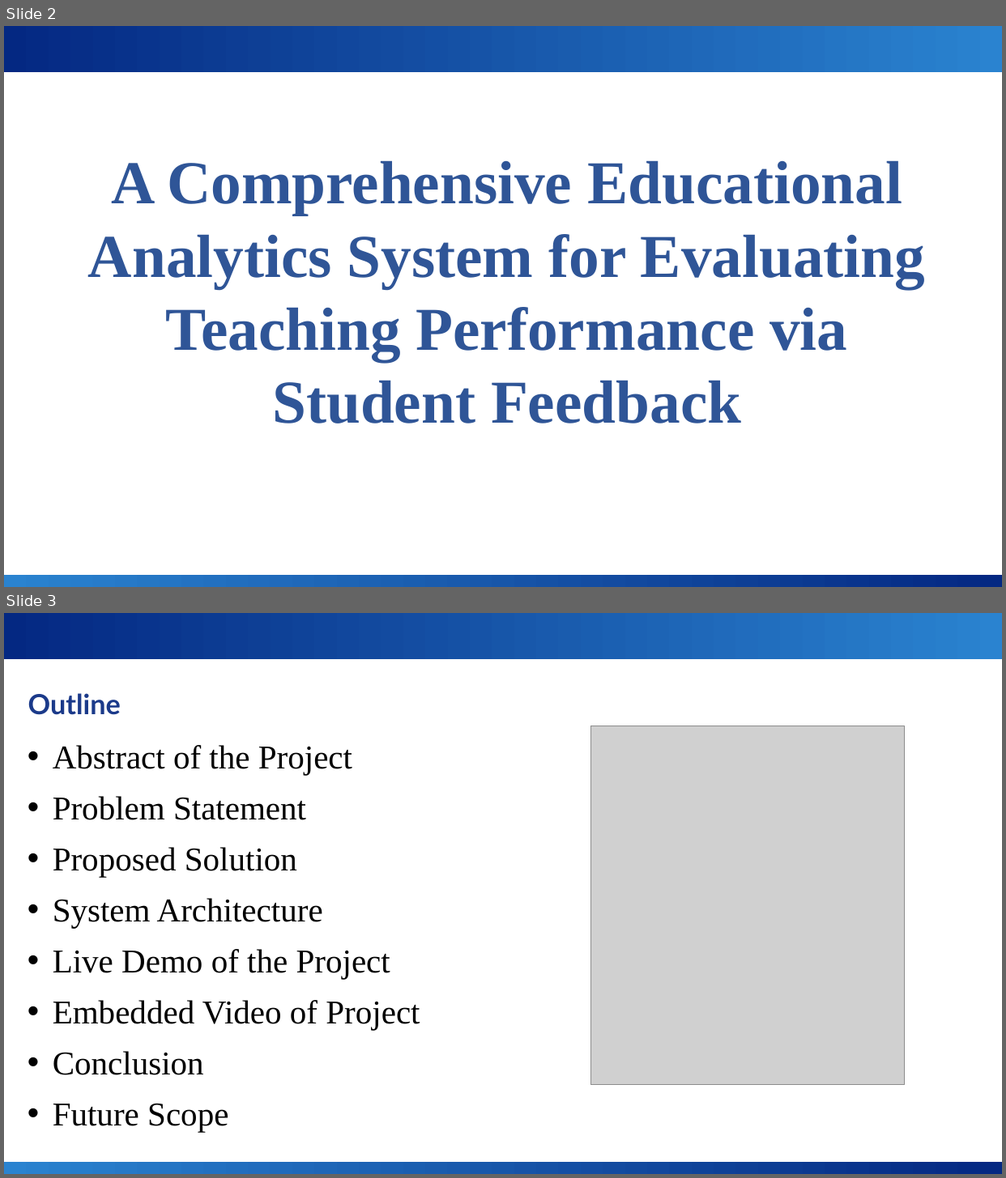
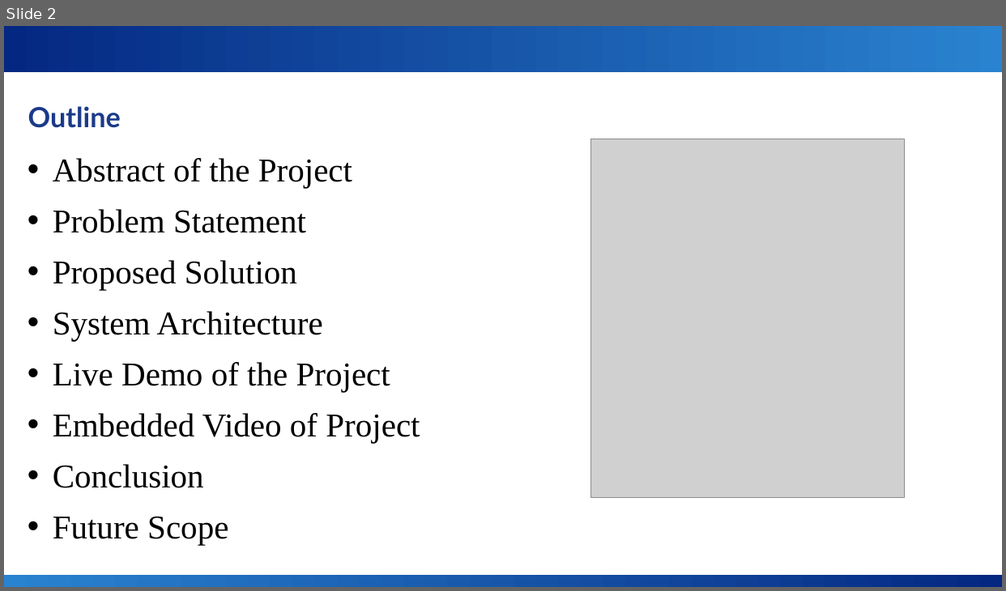
Before and after one commit to vartikamishrastudy/Evaluating-Teaching-Performance-via-Student-Feedback, a slide deck: PPT Faculty-AICW Project Report- STUDENT FEEDBACK.pptx. Shown one above the other, each under a label of ours: slides 2 and 3 before the commit, slide 2 after it. The pictures are 1006x1178 and 1006x591 pixels, drawn with LibreOffice and Linux fonts; fonts in the diff are those of the drawing; grey boxes stand for pictures; background and template pictures are left out. Boxes give left, top, right and bottom in pixels: in the first picture for what was removed or moved away, otherwise in the second. Text is boxed around its words. In the diff, an @@ line names an element or a change of style, - is before the commit and + after.

```diff
--- a/PPT Faculty-AICW Project Report- STUDENT FEEDBACK.pptx
+++ b/PPT Faculty-AICW Project Report- STUDENT FEEDBACK.pptx
@@ slide 2 removed at (x1=4, y1=26, x2=1002, y2=587), background #FFFFFF; not listed: 2 template elements that a slide beside it also shows @@
@@ text removed at (x1=88, y1=160, x2=925, y2=424) @@
-A Comprehensive Educational Analytics System for Evaluating Teaching Performance via Student Feedback
@@ what was slide 3 is now slide 2 @@
```
Also in this commit, not shown: 1 slide changed.
